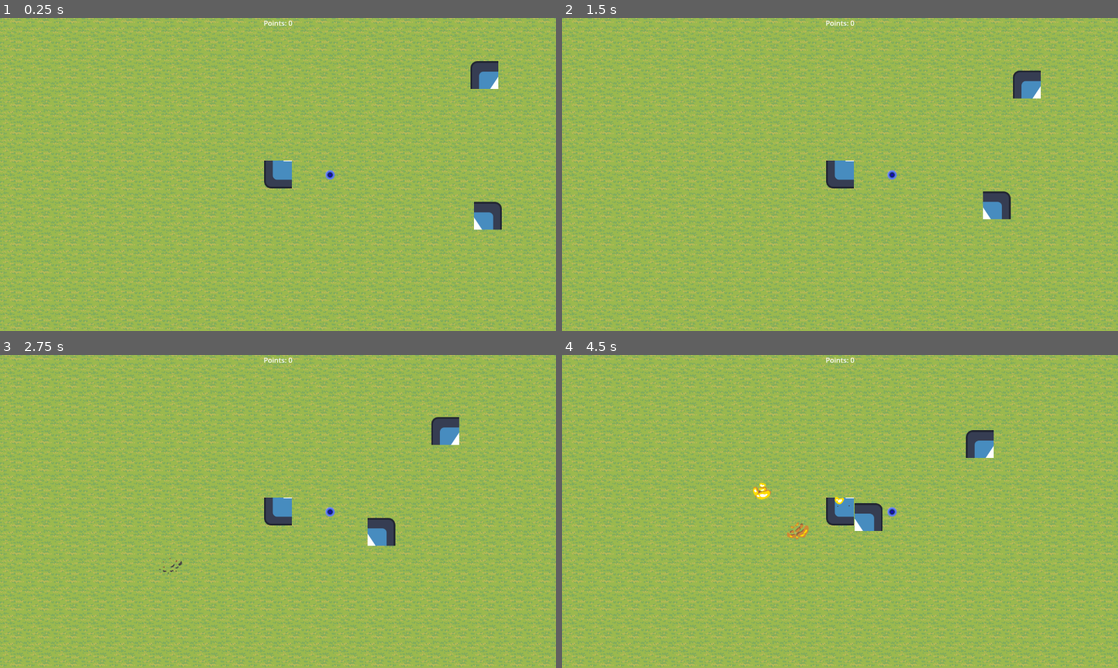
Above: before the commit, frames 1-4 (two rows, left to right).
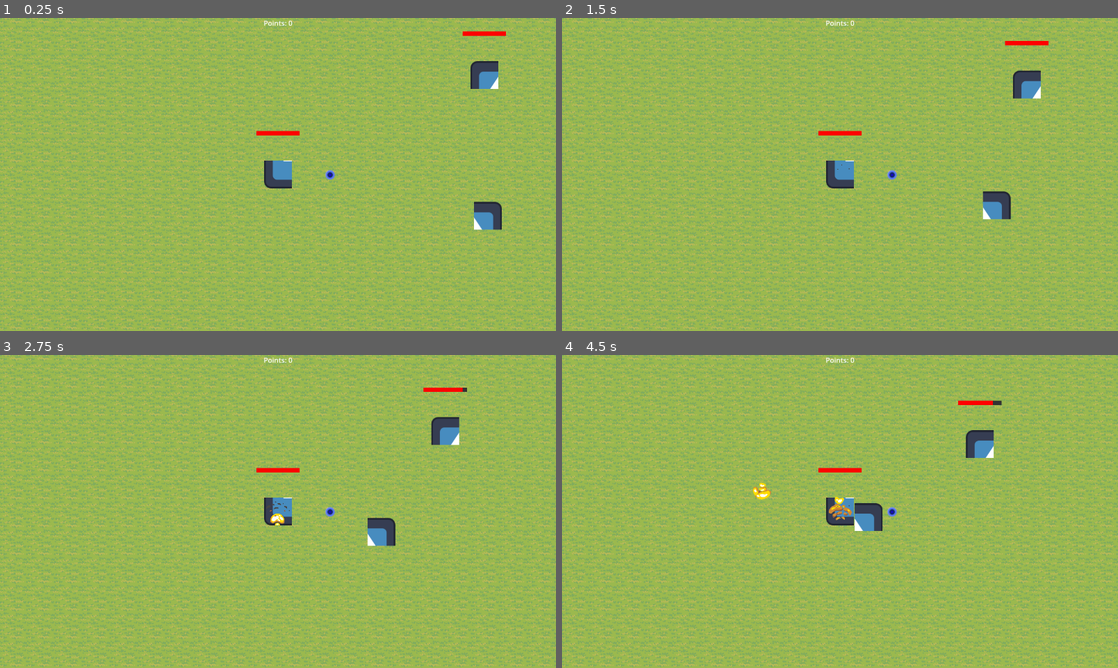
Above: after the commit, the same moments.

Repository: GlitchedSalad/global-game-jam-2026
Game: Godot game, scene res://src/scenes/level/main.tscn
Same seed, same stepped clock (60 frames per second), same inputs: the game is played once before the commit and once after it. The engine's default icon, where the game draws it, is replaced by a stand-in: a white triangle on a blue panel in a dark square.
Inputs:
- Up to frame 1 (0.25 s): no input
- Up to frame 2 (1.5 s): hold Right (ARROW_RIGHT) 0.53-1.28 s; tap G (G) at 0.6 s; tap H (H) at 0.8, 1.35 s; hold Down (ARROW_DOWN) from 1.28 s (still down)
- Up to frame 3 (2.75 s): tap G (G) at 1.55, 2.1 s; release Down (ARROW_DOWN) at 2.03 s; hold Right (ARROW_RIGHT) from 2.03 s (still down); tap H (H) at 2.3 s
- Up to frame 4 (4.5 s): release Right (ARROW_RIGHT) at 2.78 s; hold Up (ARROW_UP) 2.78-3.53 s; tap H (H) at 2.85, 3.8 s; tap G (G) at 3.05 s; hold Left (ARROW_LEFT) from 3.53 s (still down); tap J (J) at 3.6 s; tap Y (Y) at 4.35 s

The runs differ from the first frame. In frame 1, 0.2% of the frame differs, in the area x 46-91%, y 4-38%; in frame 2, 0.2%; in frame 3, 0.3%; in frame 4, 0.5%, in the area x 40-80%, y 14-59%.

Commit message:
multi fireball and other small changes

Diff:
--- a/src/scenes/components/healthBarComponent.tscn
+++ b/src/scenes/components/healthBarComponent.tscn
@@ -3,4 +3,5 @@
 [ext_resource type="Script" uid="uid://dkc50cc0gtkp7" path="res://src/scripts/components/healthbar_component.gd" id="1_b4gyg"]
 
 [node name="HealthBarComponent" type="Node2D" unique_id=1034124488]
+position = Vector2(0, -100)
 script = ExtResource("1_b4gyg")
--- a/src/scenes/entities/PlayerCharacter.tscn
+++ b/src/scenes/entities/PlayerCharacter.tscn
@@ -1,24 +1,24 @@
 [gd_scene format=3 uid="uid://cfl6rcjkfgn62"]
 
 [ext_resource type="Script" uid="uid://cdrojqjinxiqa" path="res://src/scripts/entities/player_character.gd" id="1_848is"]
-[ext_resource type="PackedScene" path="res://src/scenes/components/healthBarComponent.tscn" id="2_7n545"]
-[ext_resource type="PackedScene" path="res://src/scenes/components/healthComponent.tscn" id="3_hon5w"]
-[ext_resource type="PackedScene" path="res://src/scenes/components/hitboxComponent.tscn" id="4_66fhx"]
+[ext_resource type="PackedScene" uid="uid://bqv7bi33vhg54" path="res://src/scenes/components/healthBarComponent.tscn" id="2_7n545"]
+[ext_resource type="PackedScene" uid="uid://bjf0ikgfprwt7" path="res://src/scenes/components/healthComponent.tscn" id="3_hon5w"]
+[ext_resource type="PackedScene" uid="uid://1m2glmtcoar3" path="res://src/scenes/components/hitboxComponent.tscn" id="4_66fhx"]
 [ext_resource type="PackedScene" uid="uid://bbpjtemgku5av" path="res://src/scenes/components/player_controller.tscn" id="5_8voux"]
-[ext_resource type="PackedScene" path="res://src/scenes/components/shield_roll.tscn" id="6_l51fx"]
+[ext_resource type="PackedScene" uid="uid://c1uypvlfpwaef" path="res://src/scenes/components/shield_roll.tscn" id="6_l51fx"]
 [ext_resource type="PackedScene" uid="uid://hk2c87ramnko" path="res://src/scenes/entities/attacks/fireballAttack.tscn" id="7_lf6sb"]
-[ext_resource type="PackedScene" uid="uid://bshpxi4v4f6ni" path="res://src/scenes/entities/projectileSpawner.tscn" id="8_8voux"]
+[ext_resource type="PackedScene" uid="uid://cq1u650n0o22j" path="res://src/scenes/entities/attacks/multiFireballAttack.tscn" id="8_66fhx"]
 [ext_resource type="Texture2D" uid="uid://c2tos1omse0cv" path="res://icon.svg" id="8_hon5w"]
-[ext_resource type="PackedScene" uid="uid://vecdkg8tcvyq" path="res://src/scenes/entities/projectiles/fireballProjectile.tscn" id="9_l51fx"]
 
 [sub_resource type="CircleShape2D" id="CircleShape2D_hon5w"]
 radius = 52.153618
 
-[node name="PlayerCharacter" type="Node2D" unique_id=1184929539 node_paths=PackedStringArray("shield_node", "controller", "attack1")]
+[node name="PlayerCharacter" type="Node2D" unique_id=1184929539 node_paths=PackedStringArray("shield_node", "controller", "attack1", "attack2")]
 script = ExtResource("1_848is")
 shield_node = NodePath("ShieldRoll")
 controller = NodePath("CharController")
 attack1 = NodePath("Attack1")
+attack2 = NodePath("Attack2")
 
 [node name="HealthBarComponent" parent="." unique_id=1034124488 node_paths=PackedStringArray("health_component") instance=ExtResource("2_7n545")]
 health_component = NodePath("../HealthComponent")
@@ -37,8 +37,7 @@
 
 [node name="Attack1" parent="." unique_id=367342759 instance=ExtResource("7_lf6sb")]
 
-[node name="ProjectileSpawner" parent="Attack1" unique_id=1217009242 instance=ExtResource("8_8voux")]
-ProjectileScene = ExtResource("9_l51fx")
+[node name="Attack2" parent="." unique_id=1217824823 instance=ExtResource("8_66fhx")]
 
 [node name="Icon" type="Sprite2D" parent="." unique_id=561554636]
 texture = ExtResource("8_hon5w")
--- a/src/scenes/entities/attacks/fireballAttack.tscn
+++ b/src/scenes/entities/attacks/fireballAttack.tscn
@@ -1,6 +1,11 @@
 [gd_scene format=3 uid="uid://hk2c87ramnko"]
 
-[ext_resource type="Script" uid="uid://dhobm1qepvjrb" path="res://src/scenes/entities/attacks/fireball_attack.gd" id="1_11kdk"]
+[ext_resource type="Script" uid="uid://dhobm1qepvjrb" path="res://src/scripts/entities/attacks/fireball_attack.gd" id="1_11kdk"]
+[ext_resource type="PackedScene" uid="uid://bshpxi4v4f6ni" path="res://src/scenes/entities/projectileSpawner.tscn" id="2_0v02c"]
+[ext_resource type="PackedScene" uid="uid://vecdkg8tcvyq" path="res://src/scenes/entities/projectiles/fireballProjectile.tscn" id="3_icyad"]
 
 [node name="FireballAttack" type="Node2D" unique_id=367342759]
 script = ExtResource("1_11kdk")
+
+[node name="ProjectileSpawner" parent="." unique_id=1217009242 instance=ExtResource("2_0v02c")]
+ProjectileScene = ExtResource("3_icyad")
--- /dev/null
+++ b/src/scenes/entities/attacks/multiFireballAttack.tscn
@@ -0,0 +1,12 @@
+[gd_scene format=3 uid="uid://cq1u650n0o22j"]
+
+[ext_resource type="Script" uid="uid://dmnr3xkwsvecm" path="res://src/scripts/entities/attacks/multi_fireball_attack.gd" id="1_u6amx"]
+[ext_resource type="PackedScene" uid="uid://bshpxi4v4f6ni" path="res://src/scenes/entities/projectileSpawner.tscn" id="2_3kduy"]
+[ext_resource type="PackedScene" uid="uid://vecdkg8tcvyq" path="res://src/scenes/entities/projectiles/fireballProjectile.tscn" id="3_txnis"]
+
+[node name="MultiFireballAttack" type="Node2D" unique_id=1217824823 node_paths=PackedStringArray("fireball_spawner")]
+script = ExtResource("1_u6amx")
+fireball_spawner = NodePath("ProjectileSpawner")
+
+[node name="ProjectileSpawner" parent="." unique_id=1217009242 instance=ExtResource("2_3kduy")]
+ProjectileScene = ExtResource("3_txnis")
--- a/src/scenes/entities/enemies/melee_enemy.tscn
+++ b/src/scenes/entities/enemies/melee_enemy.tscn
@@ -3,8 +3,6 @@
 [ext_resource type="Script" uid="uid://dddji48kx5pfx" path="res://src/scripts/entities/character_base.gd" id="1_a2hju"]
 [ext_resource type="Texture2D" uid="uid://c2tos1omse0cv" path="res://icon.svg" id="2_k4k13"]
 [ext_resource type="PackedScene" uid="uid://hk2c87ramnko" path="res://src/scenes/entities/attacks/fireballAttack.tscn" id="3_s0pi5"]
-[ext_resource type="PackedScene" uid="uid://bshpxi4v4f6ni" path="res://src/scenes/entities/projectileSpawner.tscn" id="4_1r8ib"]
-[ext_resource type="PackedScene" uid="uid://vecdkg8tcvyq" path="res://src/scenes/entities/projectiles/fireballProjectile.tscn" id="5_5cxla"]
 [ext_resource type="PackedScene" uid="uid://cnjjrpxub3wog" path="res://src/scenes/components/simple_enemy_controller.tscn" id="6_2a5gd"]
 
 [node name="MeleeEnemy" type="Node2D" unique_id=328401243 node_paths=PackedStringArray("controller", "attack1")]
@@ -20,7 +18,4 @@
 
 [node name="Attack1" parent="." unique_id=367342759 instance=ExtResource("3_s0pi5")]
 
-[node name="ProjectileSpawner" parent="Attack1" unique_id=1217009242 instance=ExtResource("4_1r8ib")]
-ProjectileScene = ExtResource("5_5cxla")
-
 [node name="CharController" parent="." unique_id=589336082 instance=ExtResource("6_2a5gd")]
--- a/src/scenes/entities/enemies/ranged_enemy.tscn
+++ b/src/scenes/entities/enemies/ranged_enemy.tscn
@@ -3,14 +3,16 @@
 [ext_resource type="Script" uid="uid://dddji48kx5pfx" path="res://src/scripts/entities/character_base.gd" id="1_7yu57"]
 [ext_resource type="Texture2D" uid="uid://c2tos1omse0cv" path="res://icon.svg" id="2_1w4gr"]
 [ext_resource type="PackedScene" uid="uid://hk2c87ramnko" path="res://src/scenes/entities/attacks/fireballAttack.tscn" id="3_13sxj"]
-[ext_resource type="PackedScene" uid="uid://bshpxi4v4f6ni" path="res://src/scenes/entities/projectileSpawner.tscn" id="4_xbd8t"]
-[ext_resource type="PackedScene" uid="uid://vecdkg8tcvyq" path="res://src/scenes/entities/projectiles/fireballProjectile.tscn" id="5_mbj6v"]
 [ext_resource type="PackedScene" uid="uid://d2gum0xjqtefg" path="res://src/scenes/components/simple_ranged_enemy_controller.tscn" id="6_yefal"]
+[ext_resource type="PackedScene" uid="uid://bjf0ikgfprwt7" path="res://src/scenes/components/healthComponent.tscn" id="7_xbd8t"]
+[ext_resource type="PackedScene" uid="uid://bqv7bi33vhg54" path="res://src/scenes/components/healthBarComponent.tscn" id="8_mbj6v"]
+[ext_resource type="PackedScene" uid="uid://1m2glmtcoar3" path="res://src/scenes/components/hitboxComponent.tscn" id="9_yefal"]
 
-[node name="RangedEnemy" type="Node2D" unique_id=817956454 node_paths=PackedStringArray("controller", "attack1")]
+[sub_resource type="RectangleShape2D" id="RectangleShape2D_5bmaf"]
+size = Vector2(64, 63)
+
+[node name="RangedEnemy" type="Node2D" unique_id=817956454]
 script = ExtResource("1_7yu57")
-controller = NodePath("CharController")
-attack1 = NodePath("Attack1")
 
 [node name="Sprite2D" type="Sprite2D" parent="." unique_id=906442416]
 texture = ExtResource("2_1w4gr")
@@ -19,7 +21,18 @@
 
 [node name="Attack1" parent="." unique_id=367342759 instance=ExtResource("3_13sxj")]
 
-[node name="ProjectileSpawner" parent="Attack1" unique_id=1217009242 instance=ExtResource("4_xbd8t")]
-ProjectileScene = ExtResource("5_mbj6v")
+[node name="CharController" parent="." unique_id=273893491 instance=ExtResource("6_yefal")]
 
-[node name="CharController" parent="." unique_id=273893491 instance=ExtResource("6_yefal")]
+[node name="HealthComponent" parent="." unique_id=530295951 instance=ExtResource("7_xbd8t")]
+
+[node name="HealthBarComponent" parent="." unique_id=1034124488 node_paths=PackedStringArray("health_component") instance=ExtResource("8_mbj6v")]
+health_component = NodePath("../HealthComponent")
+
+[node name="HitboxComponent" parent="." unique_id=1013292098 node_paths=PackedStringArray("health_component") instance=ExtResource("9_yefal")]
+collision_layer = 2
+collision_mask = 2
+health_component = NodePath("../HealthComponent")
+
+[node name="CollisionShape2D" type="CollisionShape2D" parent="HitboxComponent" unique_id=2099628218]
+position = Vector2(0, -0.5)
+shape = SubResource("RectangleShape2D_5bmaf")
--- a/src/scripts/components/health_component.gd
+++ b/src/scripts/components/health_component.gd
@@ -1,6 +1,6 @@
 class_name HealthComponent extends Node
 
-@export var max_health : float
+@export var max_health : float = 100
 var current_health : float
 
 signal health_depleted
--- a/src/scripts/components/healthbar_component.gd
+++ b/src/scripts/components/healthbar_component.gd
@@ -1,11 +1,11 @@
 class_name HealthBarComponent extends Node2D
 
 @export var health_component: HealthComponent
-@export var width: int:
+@export var width: int = 100:
 	set(value):
 		width = value
 		queue_redraw()
-@export var height: int:
+@export var height: int = 10:
 	set(value):
 		height = value
 		queue_redraw()
--- a/src/scripts/components/hurtbox_component.gd
+++ b/src/scripts/components/hurtbox_component.gd
@@ -1,6 +1,6 @@
 class_name HurtboxComponent extends Area2D
 
-@export var damage_amount: float
+@export var damage_amount: float = 10
 
 signal hurtbox_hit(hitbox_component: HitboxComponent)
 
--- /dev/null
+++ b/src/scripts/entities/attacks/multi_fireball_attack.gd
@@ -0,0 +1,13 @@
+extends Attack
+
+@export var fireball_spawner: ProjectileSpawner
+@export var fireball_number: int = 8
+
+func _ready() -> void:
+	fireball_spawner = get_node("ProjectileSpawner")
+
+func attack(direction: Vector2) -> void:
+	fireball_spawner.spawn_projectile(direction)
+	for i in range(fireball_number):
+		var angle = direction.angle() + (i * 2 * PI / fireball_number)
+		fireball_spawner.spawn_projectile(Vector2.RIGHT.rotated(angle))
--- a/src/scripts/entities/character_base.gd
+++ b/src/scripts/entities/character_base.gd
@@ -1,7 +1,9 @@
-class_name CharacterBase extends Node2D
+class_name CharacterBase
+extends Node2D
 
 @export var controller : Node
 @export var attack1: Attack
+@export var attack2: Attack
 var direction: Vector2
 
 var health: HealthComponent
@@ -18,6 +20,10 @@
 	if (health is HealthComponent):
 		health.health_depleted.connect(_on_health_depleted)
 
+	attack2 = get_node_or_null("Attack2")
+	if (attack2 is Attack):
+		controller.attack2.connect(_on_attack2)
+
 func _on_controller_move(vec : Vector2):
 	global_position += vec
 	if vec.length() > 0 :
@@ -26,5 +32,8 @@
 func _on_attack1():
 	attack1.attack(direction)
 
+func _on_attack2():
+	attack2.attack(direction)
+
 func _on_health_depleted():
 	print("dead")
--- a/src/scripts/entities/player_character.gd
+++ b/src/scripts/entities/player_character.gd
@@ -1,5 +1,5 @@
 class_name Player
-extends "res://src/scripts/entities/character_base.gd"
+extends CharacterBase
 
 @export var shield_node : Node
 
@@ -7,6 +7,7 @@
 	controller.shield.connect(_on_controller_shield)
 	controller.move.connect(_on_controller_move)
 	controller.attack1.connect(_on_attack1)
+	controller.attack2.connect(_on_attack2)
 
 func add_xp(xp: int):
 	print("add me some xp")
Not shown: 1 places in src/scenes/level/main.tscn that only renumber resources
Renamed: src/scenes/entities/attacks/fireball_attack.gd -> src/scripts/entities/attacks/fireball_attack.gd
Renamed: src/scenes/entities/attacks/fireball_attack.gd.uid -> src/scripts/entities/attacks/fireball_attack.gd.uid
Not shown, added: src/scripts/entities/attacks/multi_fireball_attack.gd.uid
